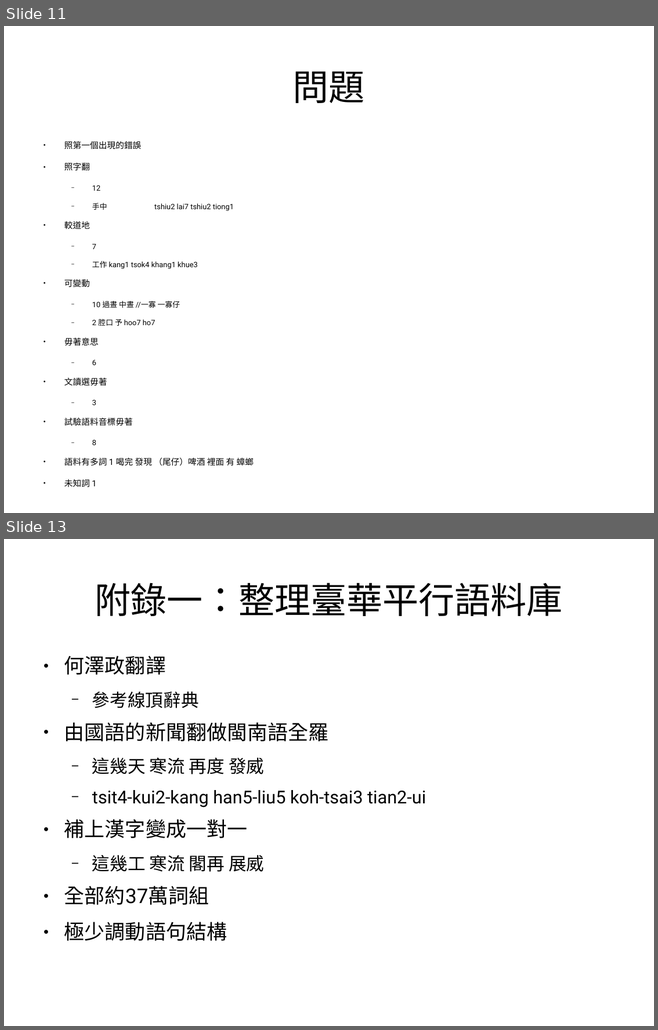
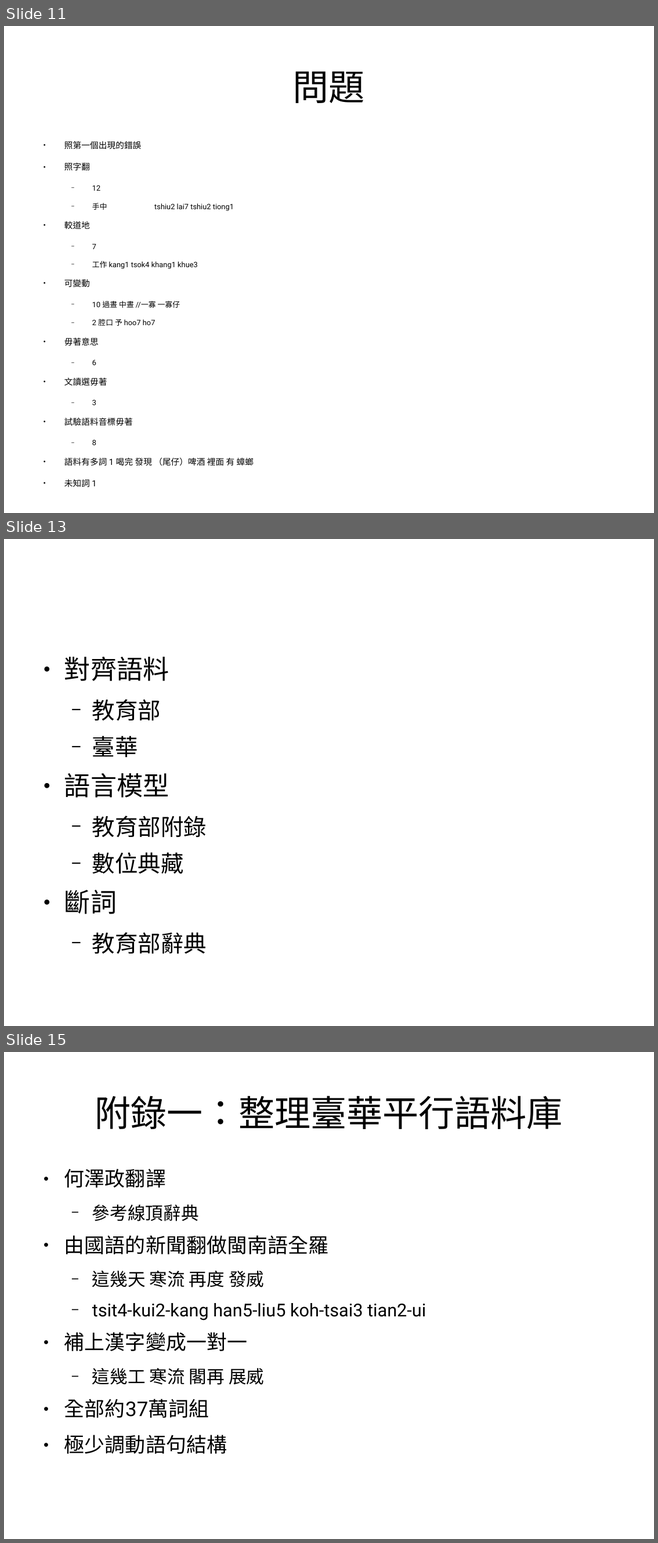
Before and after one commit to sih4sing5hong5/po3-ko3_tau5-iann2-phinn3, a slide deck: 翻譯報告.odp. Shown one above the other, each under a label of ours: slides 11 and 13 before the commit, slides 11, 13 and 15 after it; the slides between them are not shown. The pictures are 658x1030 and 658x1543 pixels, drawn with LibreOffice and Linux fonts; fonts in the diff are those of the drawing. Boxes give left, top, right and bottom in pixels: in the first picture for what was removed or moved away, otherwise in the second. Text is boxed around its words. In the diff, an @@ line names an element or a change of style, - is before the commit and + after.

Commit message:
加加教育部的資料 丞宏

```diff
--- a/翻譯報告.odp
+++ b/翻譯報告.odp
@@ slide 13 added at (4, 539, 654, 1026), background #FFFFFF @@
@@ text added at (64, 657, 206, 954), 28 pt, text #000000 @@
+● 對齊語料
+  − 教育部
+  − 臺華
+● 語言模型
+  − 教育部附錄
+  − 數位典藏
+● 斷詞
+  − 教育部辭典
@@ what was slide 13 is now slide 15 @@
```
Also in this commit, not shown: 2 slides changed, 1 other slide added.
